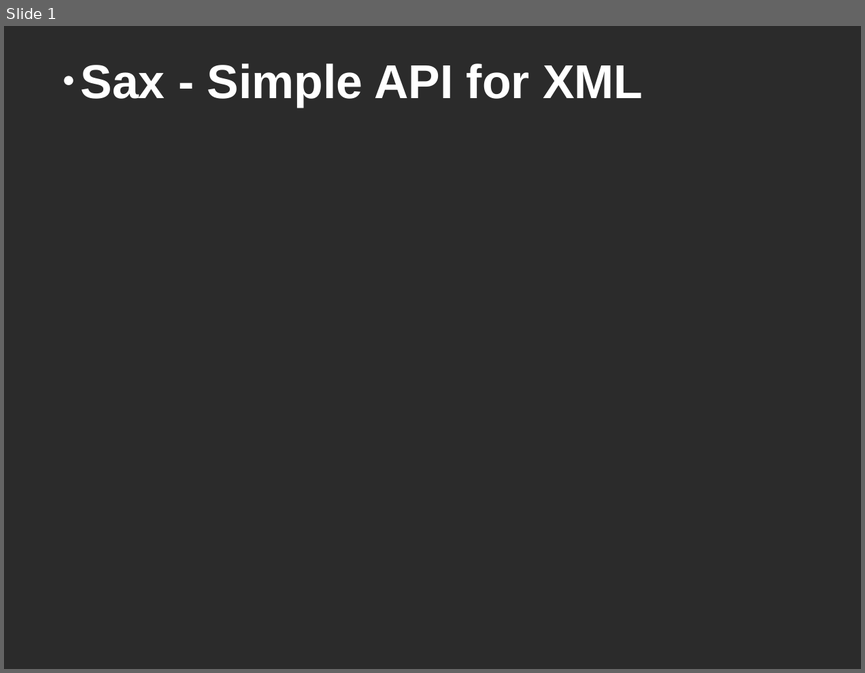
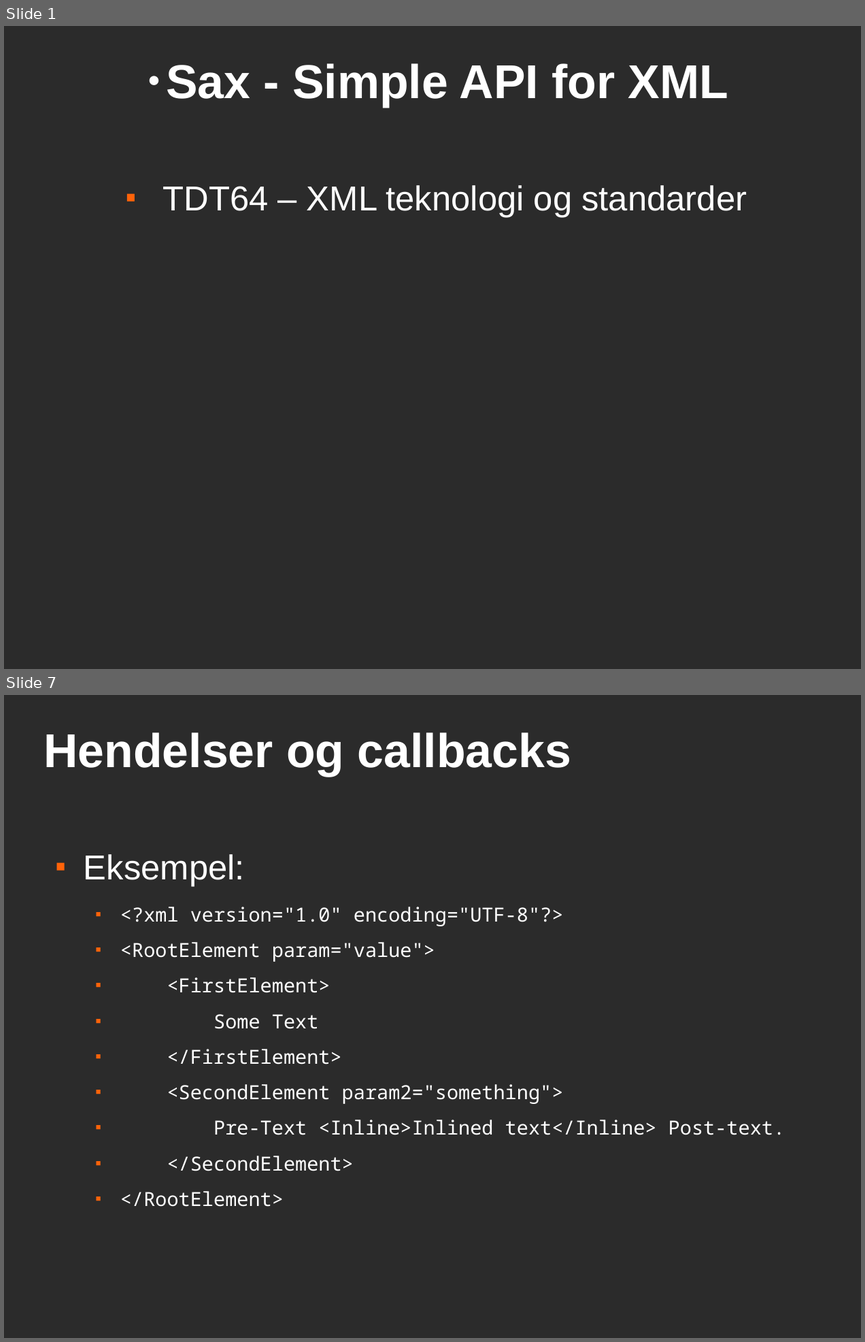
Before and after one commit to andrerav/xqft-parser, a slide deck: doc/sax.odp. Shown one above the other, each under a label of ours: slide 1 before the commit, slides 1 and 7 after it; the slides between them are not shown. The pictures are 865x673 and 865x1342 pixels, drawn with LibreOffice and Linux fonts; fonts in the diff are those of the drawing; background and template pictures are left out; a plain dark background stands for a picture behind light text. Boxes give left, top, right and bottom in pixels: in the first picture for what was removed or moved away, otherwise in the second. Text is boxed around its words. In the diff, an @@ line names an element or a change of style, - is before the commit and + after.

```diff
--- a/doc/sax.odp
+++ b/doc/sax.odp
@@ slide 7 added at [4, 695, 861, 1338], background picture (left out) @@
@@ title added at [44, 732, 571, 777], 44 pt, text #FFFFFF, bold @@
+Hendelser og callbacks
@@ text added at [84, 854, 785, 1206], 18 pt, text #FFFFFF @@
+■ Eksempel:
+  ■ <?xml version="1.0" encoding="UTF-8"?>
+  ■ <RootElement param="value">
+  ■ <FirstElement>
+  ■ Some Text
+  ■ </FirstElement>
+  ■ <SecondElement param2="something">
+  ■ Pre-Text <Inline>Inlined text</Inline> Post-text.
+  ■ </SecondElement>
+  ■ </RootElement>
@@ slide 1 changed as well @@
@@ title "Sax - Simple API for ..." at [166, 63, 728, 108]: alignment left to centre @@
@@ text added at [162, 185, 747, 218], 32 pt, text #FFFFFF @@
+■ TDT64 – XML teknologi og standarder
```
Also in this commit, not shown: 11 other slides added, 1 slide removed.
